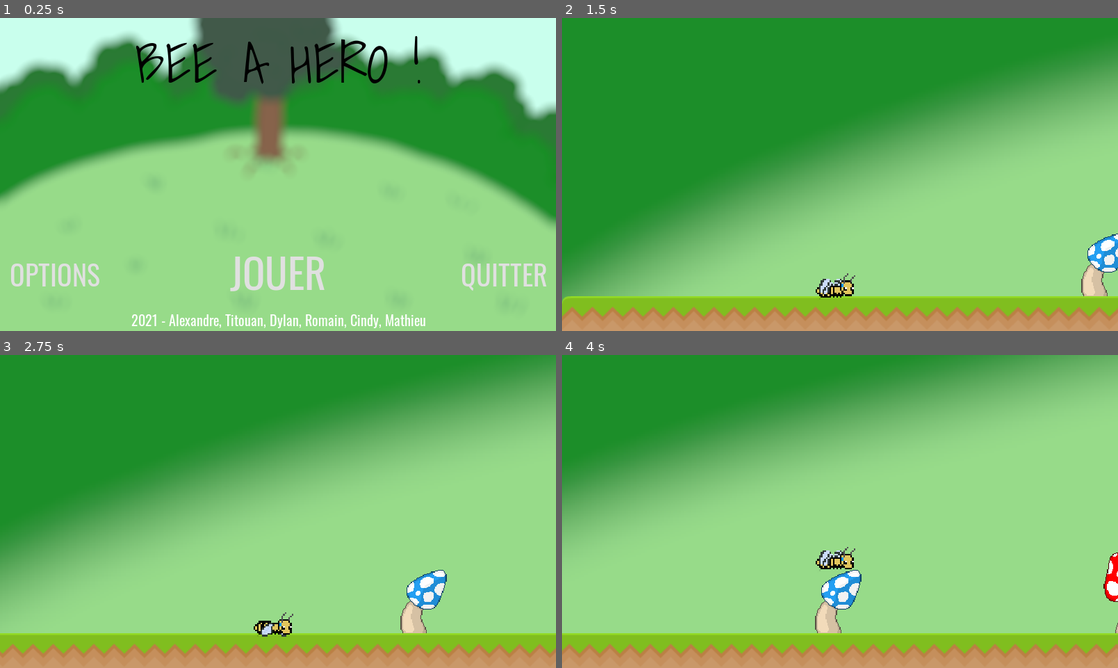
Above: before the commit, frames 1-4 (two rows, left to right).
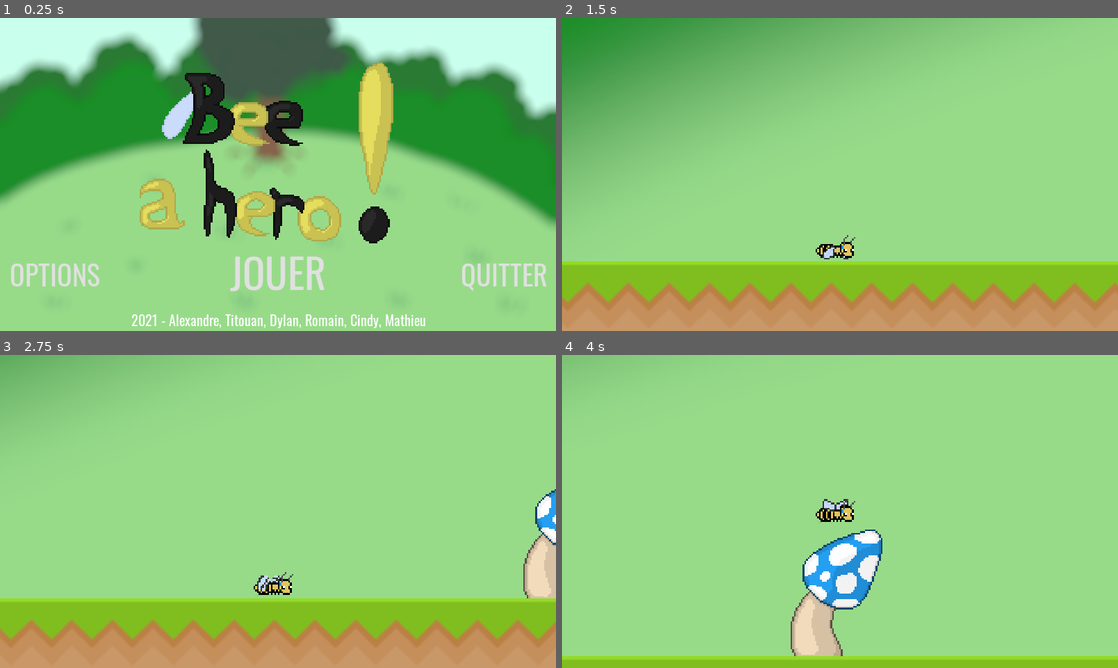
Above: after the commit, the same moments.

Repository: djalexkidd/bee-a-hero
Game: Godot game, scene res://scenes/MainMenu.tscn
Same seed, same stepped clock (60 frames per second), same inputs: the game is played once before the commit and once after it.
Inputs:
- Up to frame 1 (0.25 s): no input
- Up to frame 2 (1.5 s): click "JOUER" at 0.5 s; tap Enter (fire) at 1.25, 1.35 s; hold Right (right) from 1.28 s (still down)
- Up to frame 3 (2.75 s): release Right (right) at 2.03 s; hold Down (down) from 2.03 s (still down); tap Enter (fire) at 2.1 s
- Up to frame 4 (4 s): release Down (down) at 2.78 s; hold Right (right) 2.78-3.53 s; tap Enter (fire) at 2.85, 3.6 s; hold Up (ui_up) from 3.53 s (still down)

The runs differ from the first frame. In frame 1, 10% of the frame differs, in the area x 24-76%, y 5-72%; in frame 2, 73%, in the area x 0-100%, y 0-97%; in frame 3, 65%; in frame 4, 46%.

Commit message:
on rentre du boulot

Diff:
--- a/scenes/Bee.tscn
+++ b/scenes/Bee.tscn
@@ -18,6 +18,8 @@
 } ]
 
 [sub_resource type="CapsuleShape2D" id=2]
+radius = 7.99999
+height = 4.0
 
 [node name="Bee" type="KinematicBody2D"]
 script = ExtResource( 2 )
@@ -29,9 +31,8 @@
 texture = ExtResource( 8 )
 
 [node name="AnimatedSprite" type="AnimatedSprite" parent="."]
-scale = Vector2( 2, 2 )
 frames = SubResource( 1 )
-frame = 5
+frame = 6
 playing = true
 
 [node name="CollisionShape2D" type="CollisionShape2D" parent="."]
--- a/scenes/Level1.tscn
+++ b/scenes/Level1.tscn
@@ -274,7 +274,7 @@
 
 [node name="Camera2D" type="Camera2D" parent="Bee"]
 current = true
-zoom = Vector2( 0.5, 0.5 )
+zoom = Vector2( 0.25, 0.25 )
 limit_left = -280
 limit_top = -420
 limit_right = 2380
--- a/scenes/MainMenu.tscn
+++ b/scenes/MainMenu.tscn
@@ -1,17 +1,55 @@
-[gd_scene load_steps=18 format=2]
+[gd_scene load_steps=22 format=2]
 
 [ext_resource path="res://assets/backgrounds/BK.png" type="Texture" id=1]
 [ext_resource path="res://assets/fonts/Oswald-VariableFont_wght.ttf" type="DynamicFontData" id=2]
-[ext_resource path="res://assets/fonts/ShadowsIntoLight-Regular.ttf" type="DynamicFontData" id=3]
+[ext_resource path="res://assets/title_screen/bee_a_hero2.png" type="Texture" id=3]
 [ext_resource path="res://assets/fonts/Roboto-Regular.ttf" type="DynamicFontData" id=4]
 [ext_resource path="res://scripts/MainMenu.gd" type="Script" id=5]
 [ext_resource path="res://assets/menu/cross.png" type="Texture" id=6]
 [ext_resource path="res://assets/menu/larger.png" type="Texture" id=7]
 [ext_resource path="res://assets/audio/heavy_machinegun.mp3" type="AudioStream" id=8]
-
-[sub_resource type="DynamicFont" id=1]
-size = 128
-font_data = ExtResource( 3 )
+[ext_resource path="res://assets/title_screen/bee_a_hero1.png" type="Texture" id=9]
+[ext_resource path="res://assets/title_screen/bee_a_hero3.png" type="Texture" id=10]
+
+[sub_resource type="SpriteFrames" id=11]
+animations = [ {
+"frames": [ ExtResource( 9 ), ExtResource( 3 ), ExtResource( 10 ) ],
+"loop": true,
+"name": "default",
+"speed": 50.0
+} ]
+
+[sub_resource type="Animation" id=12]
+resource_name = "Nouvelle animation"
+length = 10.0
+loop = true
+tracks/0/type = "value"
+tracks/0/path = NodePath(".:position")
+tracks/0/interp = 1
+tracks/0/loop_wrap = true
+tracks/0/imported = false
+tracks/0/enabled = true
+tracks/0/keys = {
+"times": PoolRealArray( 0, 5 ),
+"transitions": PoolRealArray( 1, 1 ),
+"update": 0,
+"values": [ Vector2( 613, 315 ), Vector2( 613, 211 ) ]
+}
+
+[sub_resource type="Animation" id=13]
+length = 0.001
+tracks/0/type = "value"
+tracks/0/path = NodePath(".:position")
+tracks/0/interp = 1
+tracks/0/loop_wrap = true
+tracks/0/imported = false
+tracks/0/enabled = true
+tracks/0/keys = {
+"times": PoolRealArray( 0 ),
+"transitions": PoolRealArray( 1 ),
+"update": 0,
+"values": [ Vector2( 613, 211 ) ]
+}
 
 [sub_resource type="DynamicFont" id=2]
 size = 32
@@ -130,13 +168,16 @@
 texture = ExtResource( 1 )
 expand = true
 
-[node name="GameTitle" type="Label" parent="."]
-anchor_right = 1.0
-margin_bottom = 207.0
-custom_colors/font_color = Color( 0, 0, 0, 1 )
-custom_fonts/font = SubResource( 1 )
-text = "BEE A HERO !"
-align = 1
+[node name="AnimatedSprite" type="AnimatedSprite" parent="."]
+position = Vector2( 613, 211 )
+scale = Vector2( 4, 4 )
+frames = SubResource( 11 )
+playing = true
+
+[node name="AnimationPlayer" type="AnimationPlayer" parent="AnimatedSprite"]
+autoplay = "Nouvelle animation"
+"anims/Nouvelle animation" = SubResource( 12 )
+anims/RESET = SubResource( 13 )
 
 [node name="Authors" type="Label" parent="."]
 anchor_top = 1.0
Binary file added: assets/title_screen/bee_a_hero1.png
Not shown, added: assets/title_screen/bee_a_hero1.png.import
Binary file added: assets/title_screen/bee_a_hero2.png
Not shown, added: assets/title_screen/bee_a_hero2.png.import
Binary file added: assets/title_screen/bee_a_hero3.png
Not shown, added: assets/title_screen/bee_a_hero3.png.import
